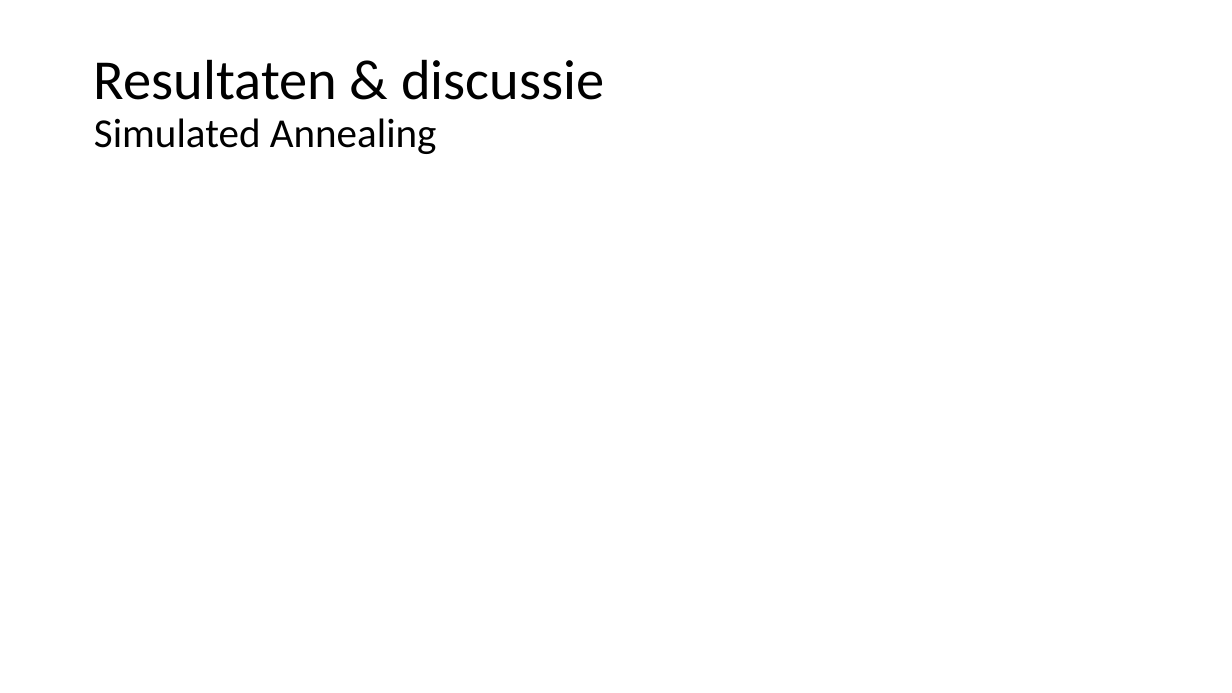
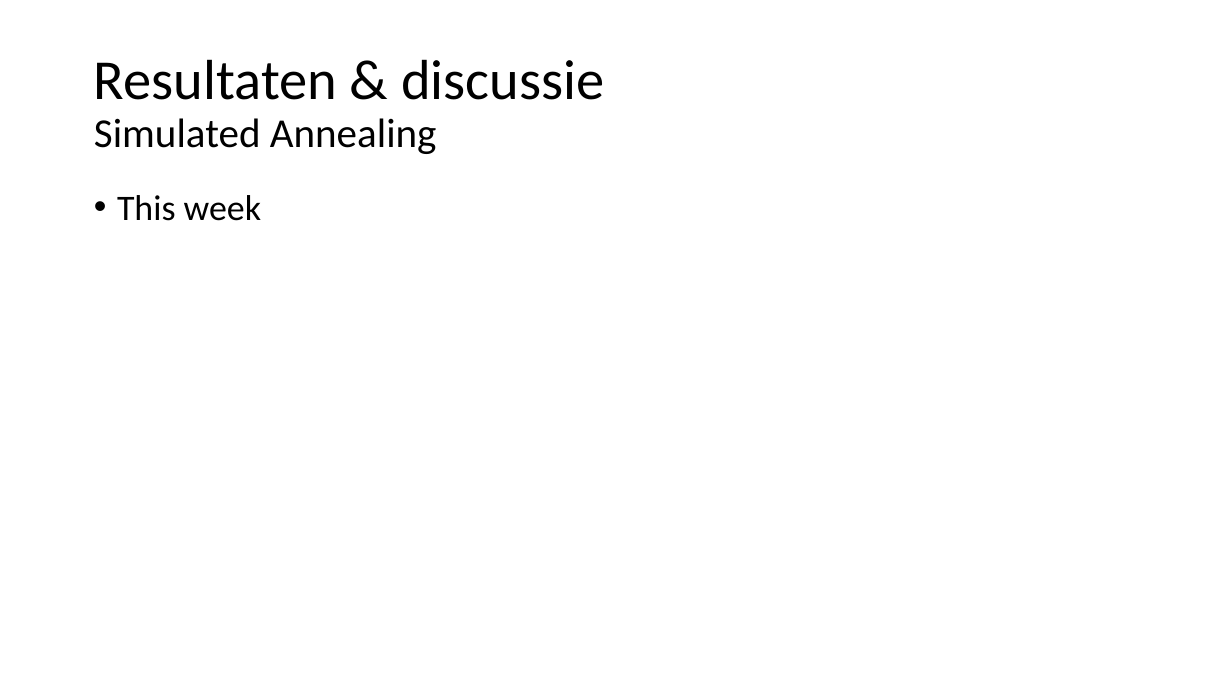
Before and after one commit to TammeThijs/Heuristics, a slide deck: slide 13 of Presentation2.pptx. Drawn at 1232x693 pixels with LibreOffice and Linux fonts; fonts in the diff are those of the drawing; background and template pictures are left out. Boxes give left, top, right and bottom in pixels: in the first picture for what was removed or moved away, otherwise in the second. Text is boxed around its words. In the diff, an @@ line names an element or a change of style, - is before the commit and + after.

```diff
--- a/Presentation2.pptx
+++ b/Presentation2.pptx
@@ text added at box(117, 195, 261, 221), 28 pt, text #000000 @@
+• This week
```
Also in this commit, not shown: 7 other slides changed, 6 other files.
